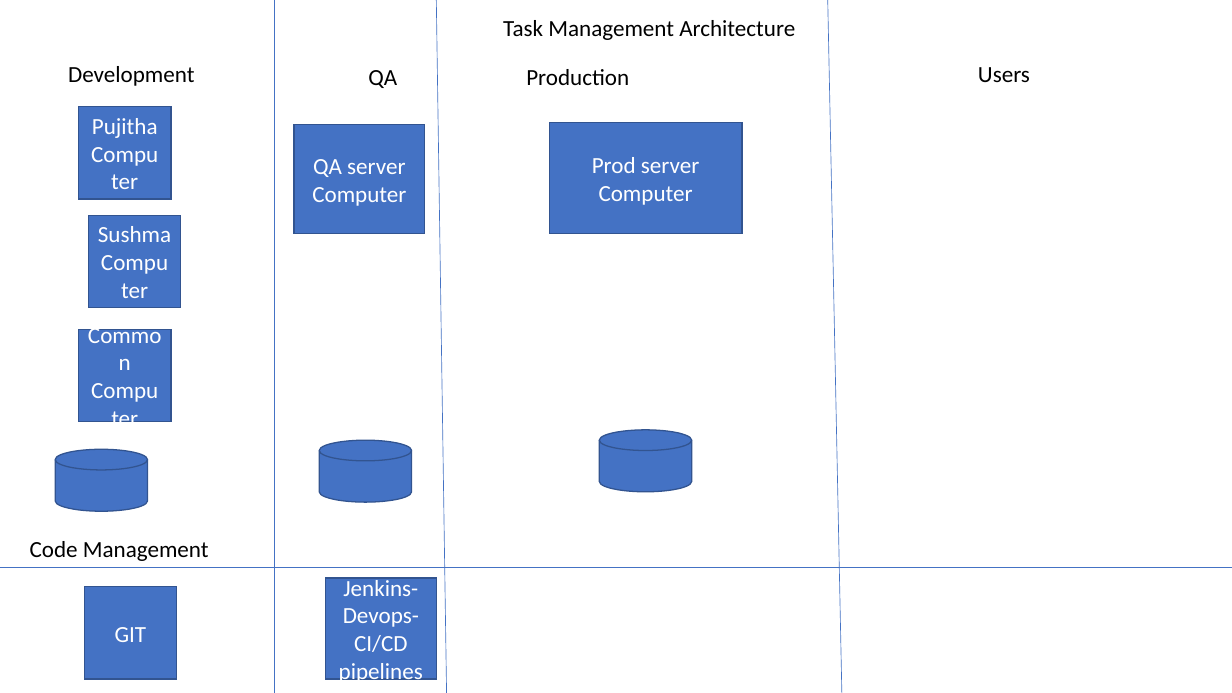
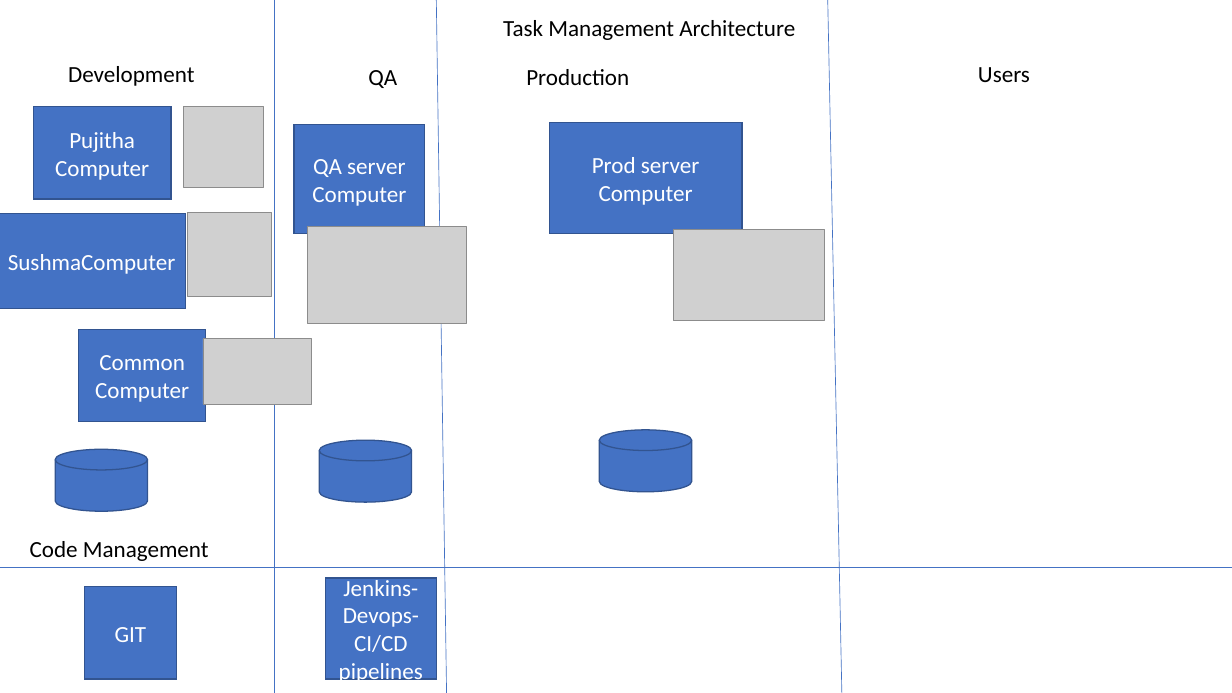
Before and after one commit to nppujitha/TaskMgmtApp, a slide deck: slide 1 of TaskMgmt/TaskManagementArchitecture.pptx. Drawn at 1232x693 pixels with LibreOffice and Linux fonts; fonts in the diff are those of the drawing; grey boxes stand for pictures. Boxes give left, top, right and bottom in pixels: in the first picture for what was removed or moved away, otherwise in the second. Text is boxed around its words. In the diff, an @@ line names an element or a change of style, - is before the commit and + after.

```diff
--- a/TaskMgmt/TaskManagementArchitecture.pptx
+++ b/TaskMgmt/TaskManagementArchitecture.pptx
@@ rectangle "Pujitha Computer": place and size @@
-rectangle "Pujitha Computer" at (79,107,171,200)
+rectangle "Pujitha Computer" at (33,107,171,200)
@@ picture added at (183,106,263,187) @@
@@ rectangle "SushmaComputer": place and size @@
-rectangle "SushmaComputer" at (89,215,181,308)
+rectangle "SushmaComputer" at (0,213,185,308)
@@ picture added at (188,213,272,297) @@
@@ picture added at (307,227,467,323) @@
@@ picture added at (673,229,824,321) @@
@@ rectangle "Common Computer": place and size @@
-rectangle "Common Computer" at (79,329,171,421)
+rectangle "Common Computer" at (79,329,206,421)
@@ picture added at (203,339,311,405) @@
```
Also in this commit, not shown: 3 slides added, 18 other files.
